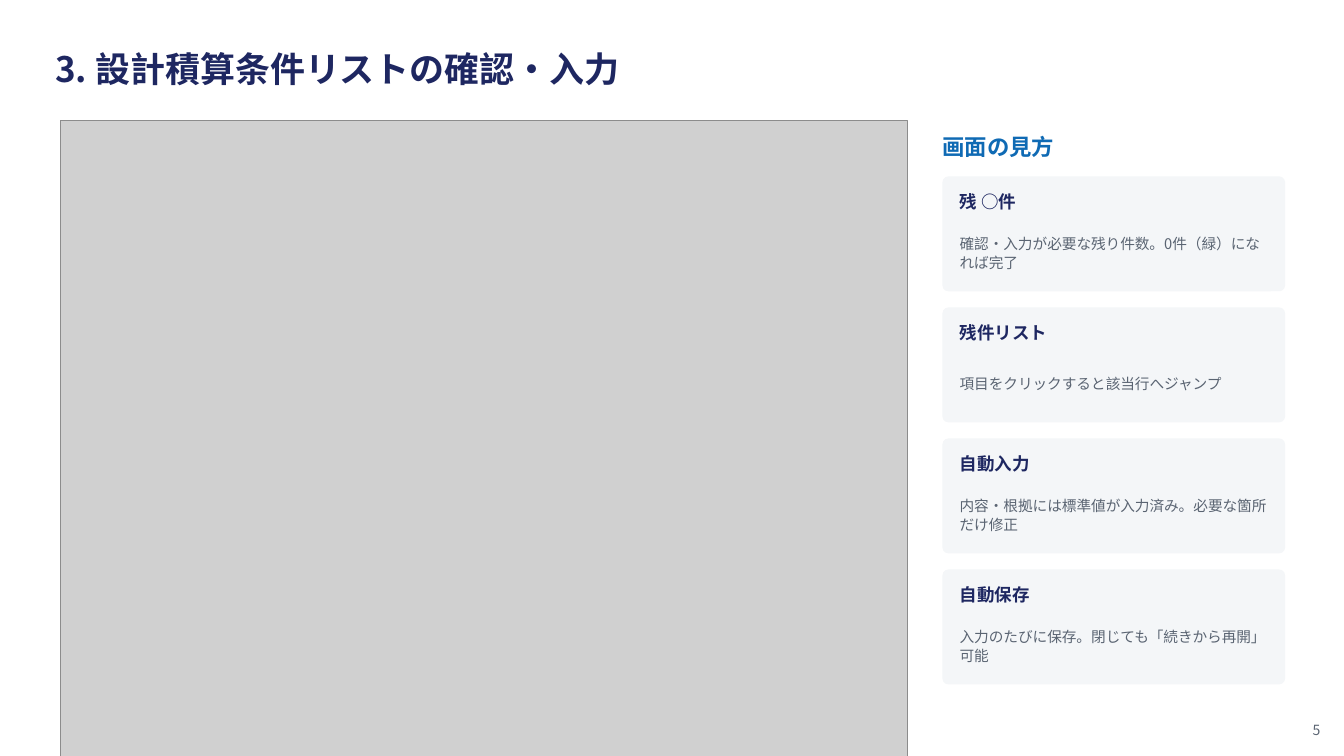
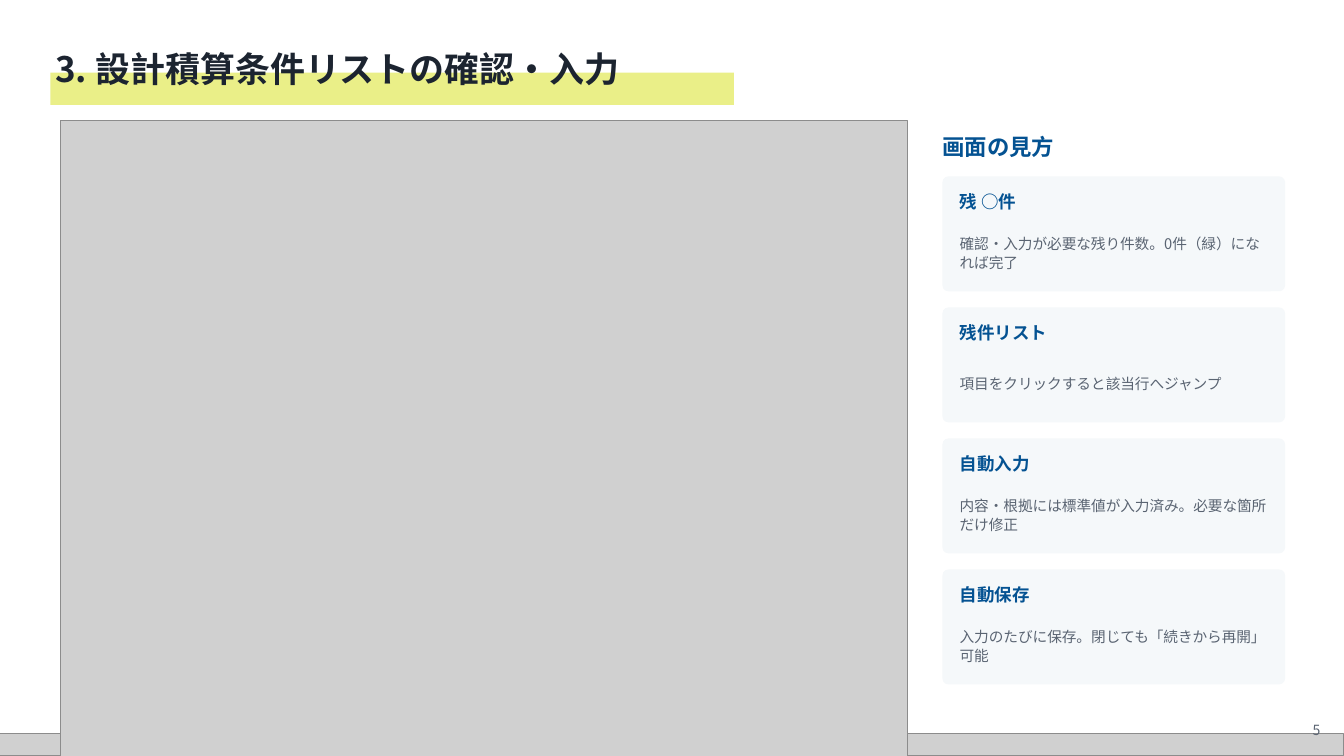
Before and after one commit to caica-inc/takashima-yuto-site, a slide deck: slide 5 of sekisan/docs/KCM積算ツール_操作マニュアル.pptx. Drawn at 1344x756 pixels with LibreOffice and Linux fonts; fonts in the diff are those of the drawing; grey boxes stand for pictures. Boxes give left, top, right and bottom in pixels: in the first picture for what was removed or moved away, otherwise in the second. Text is boxed around its words. In the diff, an @@ line names an element or a change of style, - is before the commit and + after.

```diff
--- a/sekisan/docs/KCM積算ツール_操作マニュアル.pptx
+++ b/sekisan/docs/KCM積算ツール_操作マニュアル.pptx
@@ text "3. 設計積算条件リストの確認・入力" at (x1=55, y1=46, x2=619, y2=85): text colour #1E2761 to #1C2430 @@
@@ rectangle added at (x1=50, y1=73, x2=734, y2=105), fill #E3EA61 at 75% opacity @@
@@ text "画面の見方" at (x1=942, y1=136, x2=1054, y2=157): text colour #0F6AB4 to #045292 @@
@@ fill #F4F6F8 to #F5F8FA in 4 elements at (x1=943, y1=176, x2=1286, y2=291), (x1=943, y1=308, x2=1286, y2=422), (x1=943, y1=439, x2=1286, y2=554), (x1=943, y1=570, x2=1286, y2=685) @@
@@ text colour #1E2761 to #045292 in 4 elements at (x1=960, y1=193, x2=1016, y2=210), (x1=960, y1=324, x2=1047, y2=341), (x1=960, y1=455, x2=1030, y2=472), (x1=960, y1=586, x2=1030, y2=603) @@
@@ picture added at (x1=0, y1=734, x2=1344, y2=756) @@
```
Also in this commit, not shown: 8 other slides changed, 5 other files.
